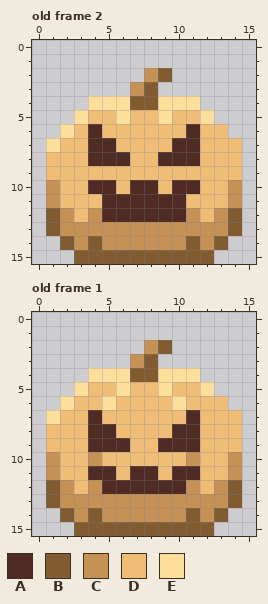
Edited in one commit: pixel-art file (docs/img/pumpkin.ase). Above: the version before the commit.
16x16 pixels, 2 frames. Shown: old frame 2, old frame 1.
Palette (. is transparent): A #4f2b24  B #825b31  C #c59154  D #f0bd77  E #fbdf9b
Pixels before, old frame 2, first column x 1:
 2 .......CB.....
 3 ......CB......
 4 ...EEEBBEEE...
 5 ..EDDEDDEDDE..
 6 .EDADDDDDDADD.
 7 EDDAADDDDAADDD
 8 DDDAAADDAAADDD
 9 DDDDDDDDDDDDDD
10 CDDAADAADAADDC
11 CDDDAAAAAADDDC
12 BCDCAAAAAACDCB
13 BCCCCCCCCCCCCB
14 .BCBCCCCCCBCB.
15 ..BBBBBBBBBB..
Pixels before, old frame 1, first column x 1:
 2 .......CB.....
 3 ......CB......
 4 ...EEEBBEEE...
 5 ..EDDEDDEDDE..
 6 .EDDEDDDDEDDD.
 7 EDDADDDDDDADDD
 8 DDDAADDDDAADDD
 9 DDDAAADDAAADDD
10 CDDCDDDDDDCDDC
11 CDDAADAADAADDC
12 BCDCAAAAAACDCB
13 BCCCCCCCCCCCCB
14 .BCBCCCCCCBCB.
15 ..BBBBBBBBBB..
And afterwards:
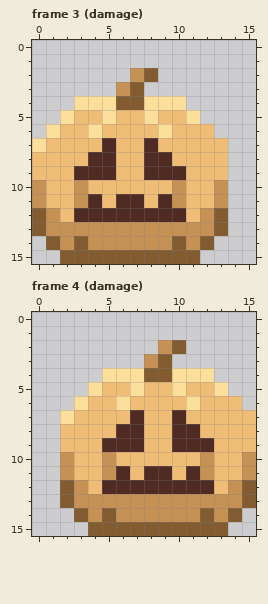
A new or re-ordered frame is compared with the old frame closest to it.
The exact change:
frames 2 -> 4
Frame 3 (damage) against old frame 2:
Colour A replaces colour C in row 12 at x 4.
Colour A replaces colour D in rows 7 to 8 at x 8; in row 9 at x 3 to 5 and 8 to 10; in row 11 at x 4; in row 12 at x 3.
Colour B is added in rows 12 to 13 at x 0; in row 14 at x 1; in row 15 at x 2.
Colour B replaces colour C in row 2 at x 8; in row 3 at x 7; in rows 12 to 13 at x 13; in row 14 at x 3, 10 and 12.
Colour B replaces colour E in row 4 at x 6.
Colour C is added in row 2 at x 7; in row 3 at x 6; in rows 10 to 11 at x 0.
Colour C replaces colour A in rows 10 to 11 at x 10.
Colour C replaces colour B in rows 12 to 13 at x 1; in row 14 at x 2, 4 and 11.
Colour C replaces colour D in rows 10 to 11 at x 3 and 13; in row 12 at x 12.
Colour D is added in rows 8 to 9 at x 0.
Colour D replaces colour A in row 6 at x 11; in row 7 at x 4 and 10 to 11; in row 8 at x 6 and 10 to 11; in row 10 at x 4 to 5, 7 to 8 and 11; in row 11 at x 5 and 8.
Colour D replaces colour C in rows 10 to 11 at x 1; in row 12 at x 2 and 11.
Colour D replaces colour E in row 5 at x 3, 6 and 9; in row 6 at x 2; in row 7 at x 1.
Colour E is added in row 4 at x 3; in row 5 at x 2; in row 6 at x 1; in row 7 at x 0.
Colour E replaces colour A in row 6 at x 4.
Colour E replaces colour B in row 4 at x 8.
Colour E replaces colour D in row 5 at x 5, 8 and 11; in row 6 at x 9.
The author cleared colour B in row 2 at x 9; in row 3 at x 8; in rows 12 to 13 at x 14; in row 14 at x 13; in row 15 at x 12.
The author cleared colour C in rows 10 to 11 at x 14.
The author cleared colour D in row 6 at x 13; in rows 7 to 9 at x 14.
The author cleared colour E in row 4 at x 11; in row 5 at x 12.
Frame 4 (damage) is new; against old frame 1:
Colour A replaces colour C in row 12 at x 11.
Colour A replaces colour D in row 7 at x 7 and 10; in row 8 at x 6 to 7; in row 9 at x 7 and 12; in row 11 at x 6 and 9; in row 12 at x 12.
Colour B is added in row 2 at x 10; in row 3 at x 9; in rows 12 to 13 at x 15; in row 14 at x 14; in row 15 at x 13.
Colour B replaces colour C in rows 12 to 13 at x 2; in row 14 at x 3, 5 and 12.
Colour B replaces colour E in row 4 at x 9.
Colour C is added in rows 10 to 11 at x 15.
Colour C replaces colour A in row 11 at x 5.
Colour C replaces colour B in row 2 at x 9; in row 3 at x 8; in rows 12 to 13 at x 14; in row 14 at x 4, 11 and 13.
Colour C replaces colour D in row 10 at x 2, 5 and 12; in row 11 at x 2 and 12; in row 12 at x 3.
Colour D is added in row 6 at x 14; in rows 7 to 9 at x 15.
Colour D replaces colour A in row 7 at x 4 and 11; in row 8 at x 4 to 5; in row 9 at x 4 and 9; in row 11 at x 4, 7 and 10.
Colour D replaces colour C in row 10 at x 4, 11 and 14; in row 11 at x 14; in row 12 at x 4 and 13.
Colour D replaces colour E in row 5 at x 6, 9 and 12; in row 6 at x 5 and 10.
Colour E is added in row 4 at x 12; in row 5 at x 13.
Colour E replaces colour B in row 4 at x 7.
Colour E replaces colour D in row 5 at x 4, 7 and 10; in row 6 at x 3, 6 and 11; in row 7 at x 2.
The author cleared colour B in rows 12 to 13 at x 1; in row 14 at x 2; in row 15 at x 3.
The author cleared colour C in row 2 at x 8; in row 3 at x 7; in rows 10 to 11 at x 1.
The author cleared colour D in rows 8 to 9 at x 1.
The author cleared colour E in row 4 at x 4; in row 5 at x 3; in row 6 at x 2; in row 7 at x 1.
